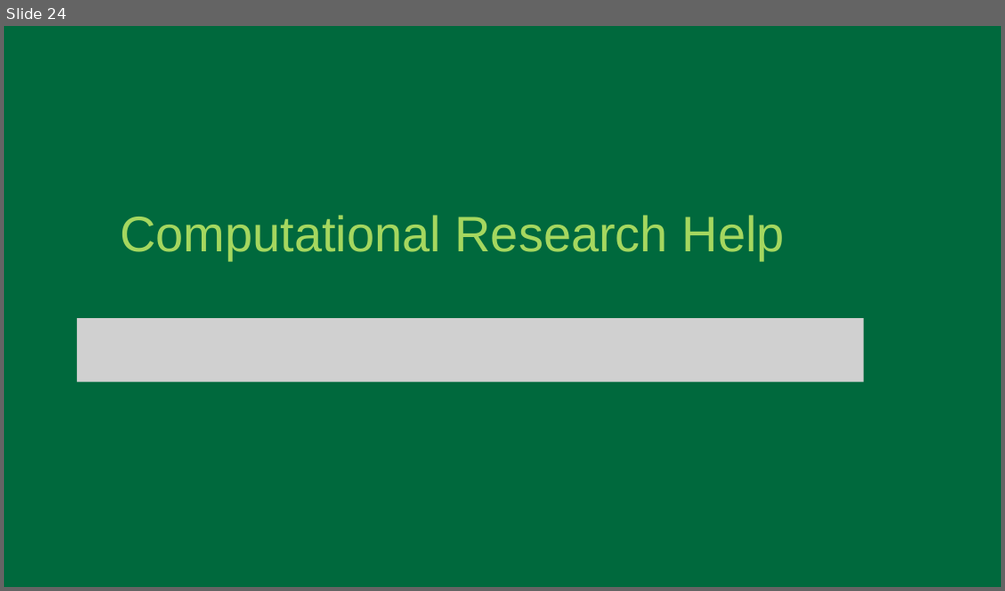
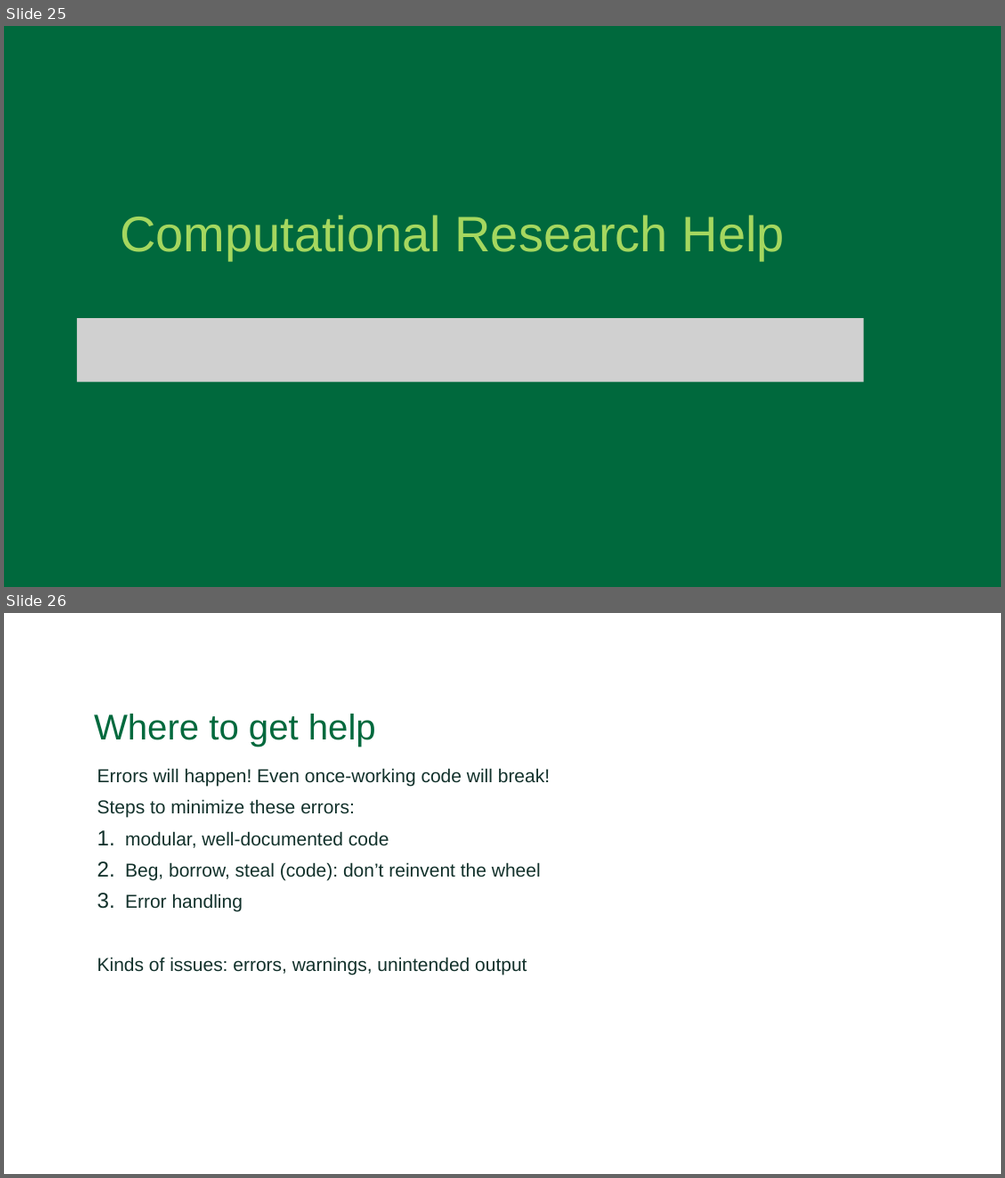
Before and after one commit to Dartmouth-Libraries/r_research-fundamentals_ws, a slide deck: slides/04a_Computation-Research_Best-Practices.pptx. Shown one above the other, each under a label of ours: slide 24 before the commit, slides 25 and 26 after it. The pictures are 1005x591 and 1005x1178 pixels, drawn with LibreOffice and Linux fonts; fonts in the diff are those of the drawing; grey boxes stand for pictures; background and template pictures are left out. Boxes give left, top, right and bottom in pixels: in the first picture for what was removed or moved away, otherwise in the second. Text is boxed around its words. In the diff, an @@ line names an element or a change of style, - is before the commit and + after.

```diff
--- a/slides/04a_Computation-Research_Best-Practices.pptx
+++ b/slides/04a_Computation-Research_Best-Practices.pptx
@@ slide 26 added at (4, 613, 1001, 1174), background #FFFFFF @@
@@ text added at (94, 714, 376, 747), 34.5 pt, text #00693D @@
+Where to get help
@@ text added at (97, 768, 550, 974), 18 pt, text #12312B @@
+  Errors will happen! Even once-working code will break!
+  Steps to minimize these errors:
+  1. modular, well-documented code
+  2. Beg, borrow, steal (code): don’t reinvent the wheel
+  3. Error handling
+  Kinds of issues: errors, warnings, unintended output
@@ what was slide 24 is now slide 25 @@
```
Also in this commit, not shown: 4 slides changed, 6 other slides added, 3 slides removed.
